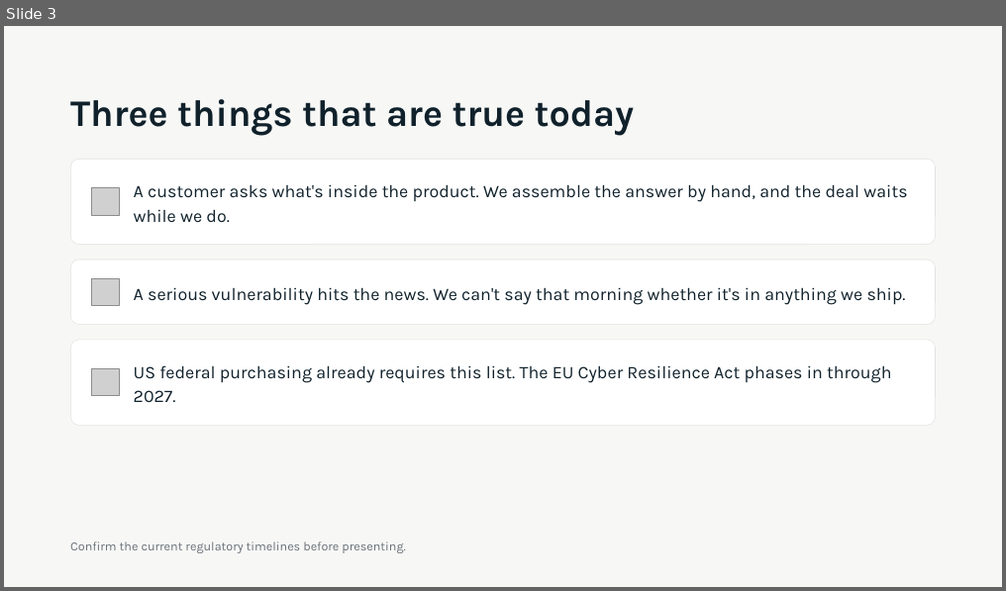
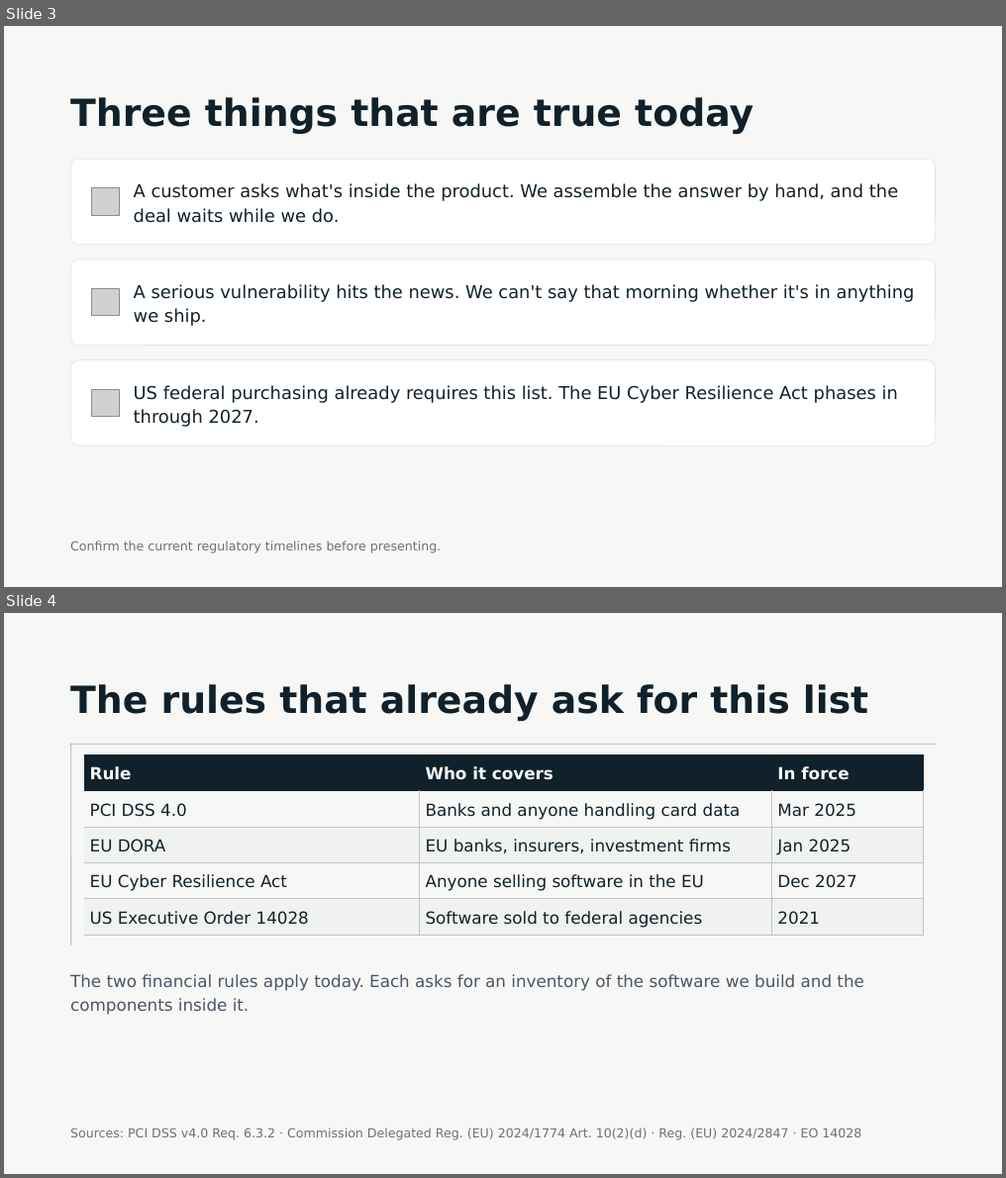
Before and after one commit to actions-marketplace-validations/millsks_pixi-sbom, a slide deck: docs/presentations/executive/pixi-sbom-executive.pptx. Shown one above the other, each under a label of ours: slide 3 before the commit, slides 3 and 4 after it. The pictures are 1006x591 and 1006x1178 pixels, drawn with LibreOffice and Linux fonts; fonts in the diff are those of the drawing; grey boxes stand for pictures. Boxes give left, top, right and bottom in pixels: in the first picture for what was removed or moved away, otherwise in the second. Text is boxed around its words. In the diff, an @@ line names an element or a change of style, - is before the commit and + after.

```diff
--- a/docs/presentations/executive/pixi-sbom-executive.pptx
+++ b/docs/presentations/executive/pixi-sbom-executive.pptx
@@ slide 4 added at bbox=[4, 613, 1002, 1174], background #F7F8F6 @@
@@ title added at bbox=[70, 684, 868, 721], 36 pt, text #10212B, bold @@
+The rules that already ask for this list
@@ line added from (70, 744) to (936, 744), #141413 1 pt @@
@@ line added from (71, 744) to (71, 946), #141413 1 pt @@
@@ table added at bbox=[84, 756, 924, 935], 5 rows, 3 columns @@
+Rule | Who it covers | In force
+PCI DSS 4.0 | Banks and anyone handling card data | Mar 2025
+EU DORA | EU banks, insurers, investment firms | Jan 2025
+EU Cyber Resilience Act | Anyone selling software in the EU | Dec 2027
+US Executive Order 14028 | Software sold to federal agencies | 2021
@@ text added at bbox=[70, 974, 864, 1015], 16 pt, text #4A5568 @@
+The two financial rules apply today. Each asks for an inventory of the software we build and the components inside it.
@@ text added at bbox=[70, 1128, 861, 1141], 12 pt, text #6A7179 @@
+Sources: PCI DSS v4.0 Req. 6.3.2 · Commission Delegated Reg. (EU) 2024/1774 Art. 10(2)(d) · Reg. (EU) 2024/2847 · EO 14028
@@ slide 3 changed as well @@
@@ font Karla to DejaVu Sans in 5 elements at bbox=[134, 183, 898, 223], bbox=[134, 284, 915, 326], bbox=[134, 385, 898, 427], bbox=[70, 541, 441, 554], bbox=[70, 97, 753, 134] @@
@@ rounded rectangle: place and size @@
-rounded rectangle at bbox=[70, 260, 936, 325]
+rounded rectangle at bbox=[70, 260, 936, 345]
@@ rounded rectangle at bbox=[70, 260, 936, 345]: proportions changed @@
@@ picture: place and size @@
-picture at bbox=[91, 278, 119, 305]
+picture at bbox=[91, 288, 119, 316]
@@ 1 picture, 1 text, 1 rounded rectangle: place and size @@
-1 picture, 1 text, 1 rounded rectangle at bbox=[70, 340, 936, 425]
+1 picture, 1 text, 1 rounded rectangle at bbox=[70, 361, 936, 446]
```
Also in this commit, not shown: 8 other slides changed, 16 other files.
